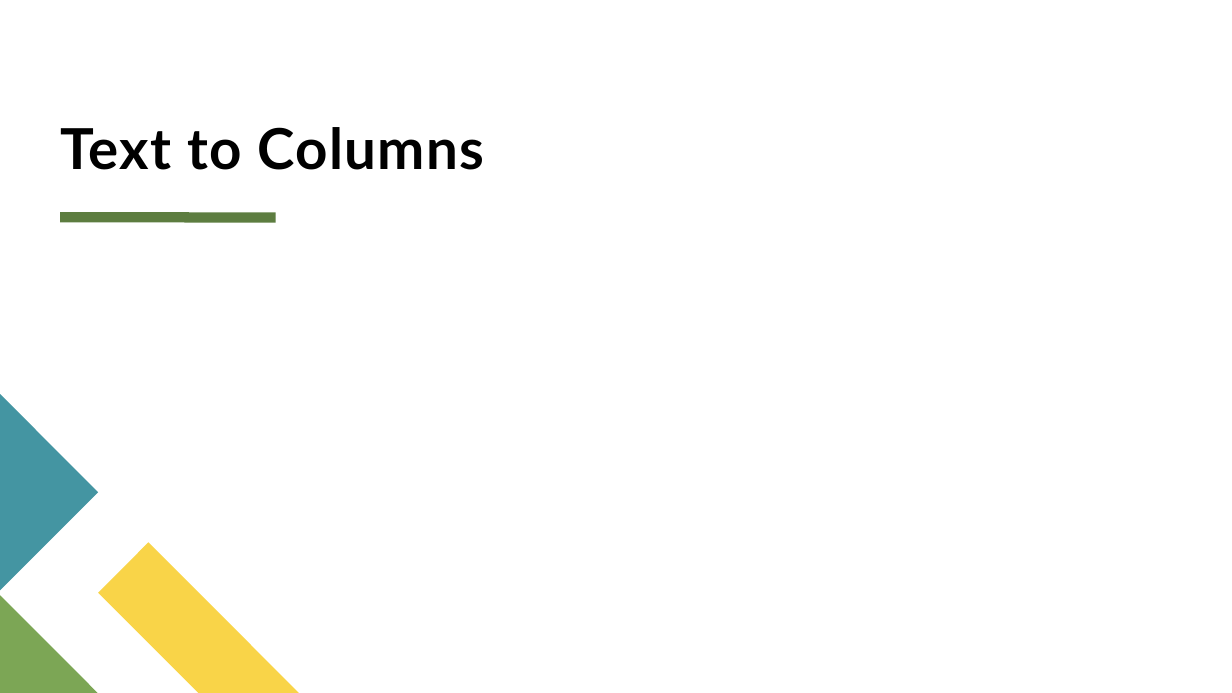
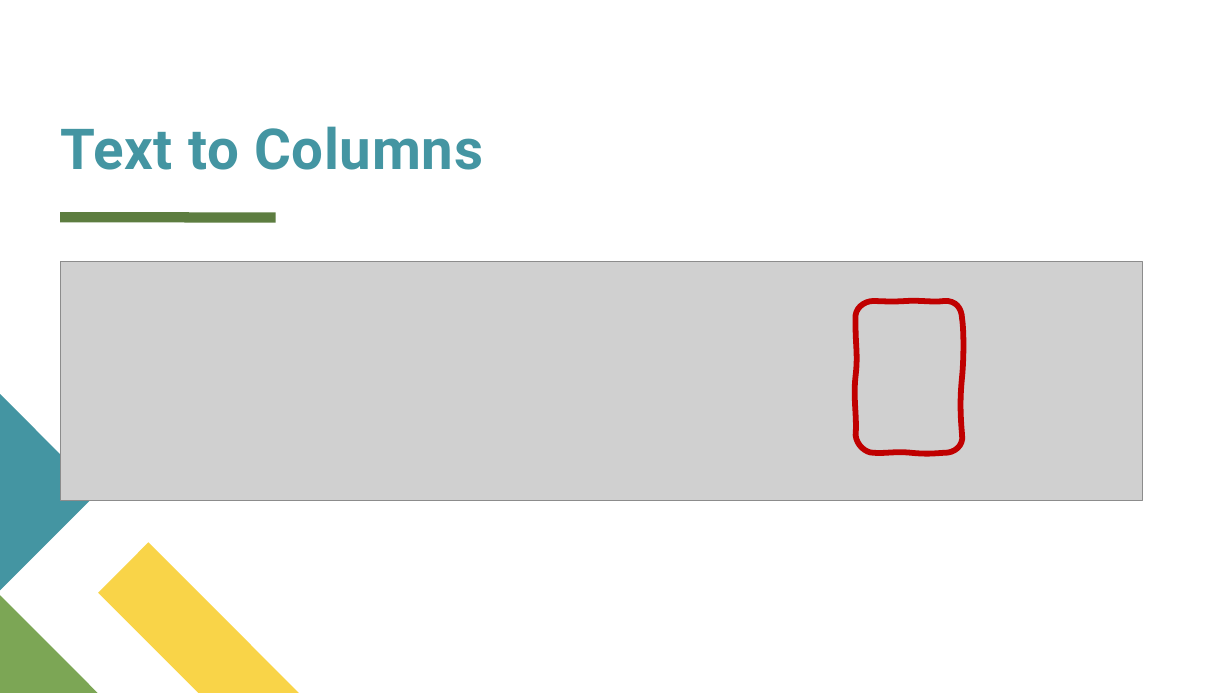
Before and after one commit to dalia2018/BrainStation, a slide deck: slide 8 of BrainStation/excel/excel Advanced prep/Excel AdvancedS8.pptx. Drawn at 1232x693 pixels with LibreOffice and Linux fonts; fonts in the diff are those of the drawing; grey boxes stand for pictures. Boxes give left, top, right and bottom in pixels: in the first picture for what was removed or moved away, otherwise in the second. Text is boxed around its words. In the diff, an @@ line names an element or a change of style, - is before the commit and + after.

```diff
--- a/BrainStation/excel/excel Advanced prep/Excel AdvancedS8.pptx
+++ b/BrainStation/excel/excel Advanced prep/Excel AdvancedS8.pptx
@@ title "Text to Columns" at <box>60,126,483,170</box>: font Lato to Roboto, text colour #000000 to #4495A2, letter spacing 1 to 0.5 pt @@
@@ picture added at <box>60,262,1142,501</box> @@
@@ freeform shape added at <box>856,301,962,453</box>, outline #C00000 4.5 pt @@
```
Also in this commit, not shown: 6 other slides changed, 2 other files.
